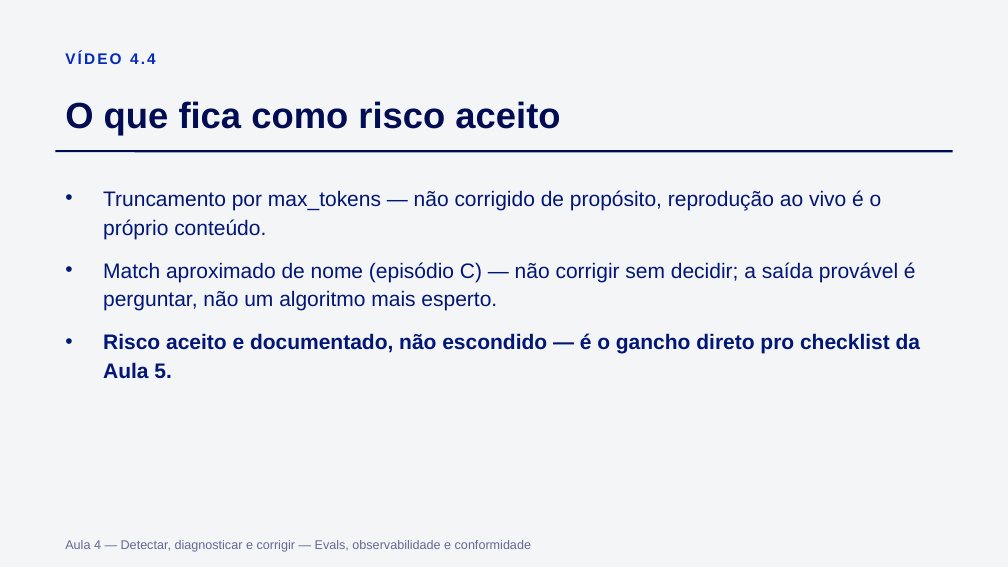
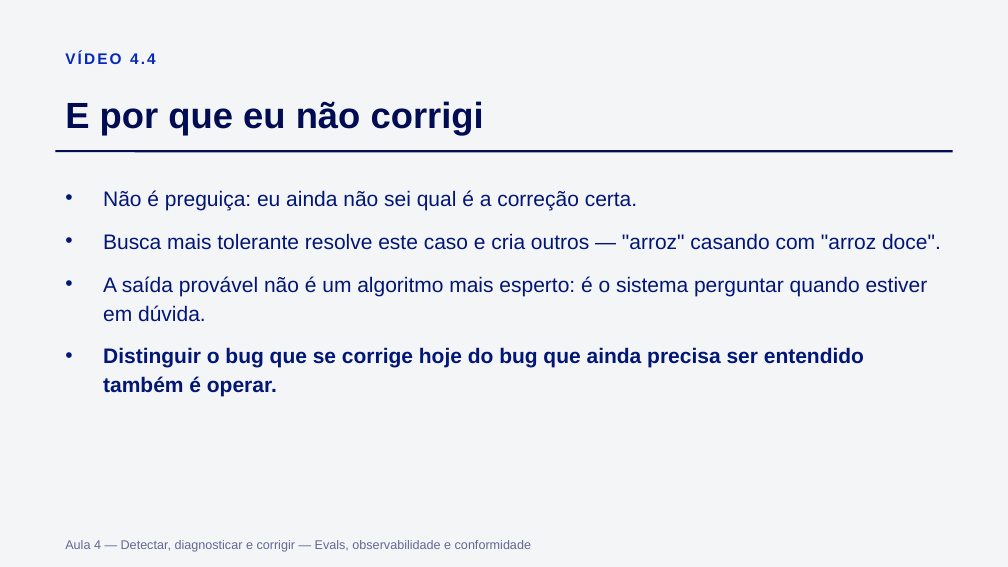
Before and after one commit to Djegao/alura-produto-ficticio, a slide deck: slide 23 of slides/aula4.pptx (slide 16 before the commit). Drawn at 1008x567 pixels with LibreOffice and Linux fonts; fonts in the diff are those of the drawing. Boxes give left, top, right and bottom in pixels: in the first picture for what was removed or moved away, otherwise in the second. Text is boxed around its words. In the diff, an @@ line names an element or a change of style, - is before the commit and + after.

```diff
--- a/slides/aula4.pptx
+++ b/slides/aula4.pptx
@@ text at (65,101,484,135): text changed @@
-O que fica como risco aceito
+E por que eu não corrigi
@@ text at (103,190,941,397): text changed @@
-• Truncamento por max_tokens — não corrigido de propósito, reprodução ao vivo é o próprio conteúdo.
-• Match aproximado de nome (episódio C) — não corrigir sem decidir; a saída provável é perguntar, não um algoritmo mais esperto.
-• Risco aceito e documentado, não escondido — é o gancho direto pro checklist da Aula 5.
+• Não é preguiça: eu ainda não sei qual é a correção certa.
+• Busca mais tolerante resolve este caso e cria outros — "arroz" casando com "arroz doce".
+• A saída provável não é um algoritmo mais esperto: é o sistema perguntar quando estiver em dúvida.
+• Distinguir o bug que se corrige hoje do bug que ainda precisa ser entendido também é operar.
```
Also in this commit, not shown: 12 other slides changed, 8 slides added, 1 slide removed, 7 other files.
